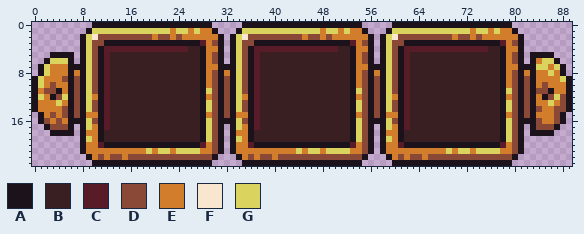
Two states of a sprite sheet, Game/resources/gui/inventory.png. Above, as it was before the edit.
The file is 90x24 pixels.
Palette (. is transparent): A #1c121c  B #391f21  C #571c27  D #8a4836  E #d27d2c  F #f9e6cf  G #dad45e
Pixels before, first column x 0:
 0 ..........AAAAAAAAAAAAAAAAAAAA.....AAAAAAAAAAAAAAAAAAAA.....AAAAAAAAAAAAAAAAAAAA..........
 1 .........AGGGGGGGGGGGGGEGGEGEEA...AGGGGGGGGGGGGGEGGEGEEA...AGGGGGGGGGGGGGEGGEGEEA.........
 2 ........AGFDDDDDDDDDEDDEDEEEEEEA.AGFDDDDDDDDDEDDEDEEEEEEA.AGFDDDDDDDDDEDDEDEEEEEEA........
 3 ........AGDDAAAAAAAAAAAAAAAACEDA.AGDDAAAAAAAAAAAAAAAACEDA.AGDDAAAAAAAAAAAAAAAACEDA........
 4 ........AGDACCCCCCCCCCCCCCBBAEEA.AGDACCCCCCCCCCCCCCBBAEEA.AGDACCCCCCCCCCCCCCBBAEEA........
 5 ...AAAA.AGDACBBBBBBBBBBBBBBBAEDA.AGDACBBBBBBBBBBBBBBBAEDA.AGDACBBBBBBBBBBBBBBBAEDA.AAAA...
 6 ..AGGGA.AGDACBBBBBBBBBBBBBBBAEDA.AGDACBBBBBBBBBBBBBBBAEDA.AGDACBBBBBBBBBBBBBBBAEDA.AEGGA..
 7 .AGEEEAAAGDACBBBBBBBBBBBBBBBAEEAAAGDACBBBBBBBBBBBBBBBAEEAAAGDACBBBBBBBBBBBBBBBAEEAAAGGEGA.
 8 .AGEEEAEAGDACBBBBBBBBBBBBBBBAEDAEAGDACBBBBBBBBBBBBBBBAEDAEAGDACBBBBBBBBBBBBBBBAEDAEAEEGEA.
 9 AGEEEDADAGDACBBBBBBBBBBBBBBBAEDADAGDACBBBBBBBBBBBBBBBAEDADAGDACBBBBBBBBBBBBBBBAEDADAEEEEGA
10 AGEDEEADAGDACBBBBBBBBBBBBBBBAEDADAGDACBBBBBBBBBBBBBBBAEDADAGDACBBBBBBBBBBBBBBBAEDADAEDEEEA
11 AEDDAEADAGDACBBBBBBBBBBBBBBBAGDADAGDACBBBBBBBBBBBBBBBAGDADAGDACBBBBBBBBBBBBBBBAGDADADDAEEA
12 AGEADGADAGEACBBBBBBBBBBBBBBBAEDADAGEACBBBBBBBBBBBBBBBAEDADAGEACBBBBBBBBBBBBBBBAEDADAEADGDA
13 AEEEGEADAGDACBBBBBBBBBBBBBBBAGDADAGDACBBBBBBBBBBBBBBBAGDADAGDACBBBBBBBBBBBBBBBAGDADAEEGEDA
14 AEEEEDADAGDACBBBBBBBBBBBBBBBAGDADAGDACBBBBBBBBBBBBBBBAGDADAGDACBBBBBBBBBBBBBBBAGDADADEEDDA
15 .AEDEDADAEEACBBBBBBBBBBBBBBBAEDADAEEACBBBBBBBBBBBBBBBAEDADAEEACBBBBBBBBBBBBBBBAEDADAEEEDA.
16 .ADEDEAAAGDACBBBBBBBBBBBBBBBAGDAAAGDACBBBBBBBBBBBBBBBAGDAAAGDACBBBBBBBBBBBBBBBAGDAAADEEDA.
17 ..ADDDA.AGEACBBBBBBBBBBBBBBBAGDA.AGEACBBBBBBBBBBBBBBBAGDA.AGEACBBBBBBBBBBBBBBBAGDA.ADDDA..
18 ...AAAA.AEEABBBBBBBBBBBBBBBBAGDA.AEEABBBBBBBBBBBBBBBBAGDA.AEEABBBBBBBBBBBBBBBBAGDA.AAAA...
19 ........AGEABBBBBBBBBBBBBBBBAGDA.AGEABBBBBBBBBBBBBBBBAGDA.AGEABBBBBBBBBBBBBBBBAGDA........
20 ........AEECAAAAAAAAAAAAAAAACEDA.AEECAAAAAAAAAAAAAAAACEDA.AEECAAAAAAAAAAAAAAAACEDA........
21 ........AEEEEEEEEEEGEGGEGGGGEEDA.AEEEEEEEEEEGEGGEGGGGEEDA.AEEEEEEEEEEGEGGEGGGGEEDA........
22 .........AEDEDDEDDDDDDDDDDDDDDA...AEDEDDEDDDDDDDDDDDDDDA...AEDEDDEDDDDDDDDDDDDDDA.........
23 ..........AAAAAAAAAAAAAAAAAAAA.....AAAAAAAAAAAAAAAAAAAA.....AAAAAAAAAAAAAAAAAAAA..........
The result:
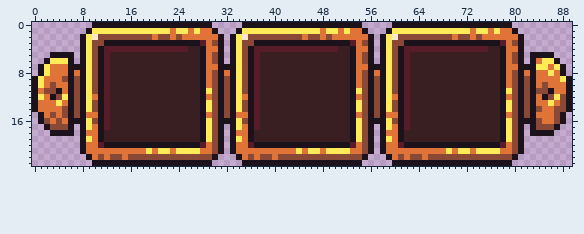
Diff:
colour E: #d27d2c -> #e07438
colour G: #dad45e -> #ffeb57
Changed places in both pictures, as pixel boxes (x1, y1, x2, y2):
changed: (38, 28, 566, 160)
